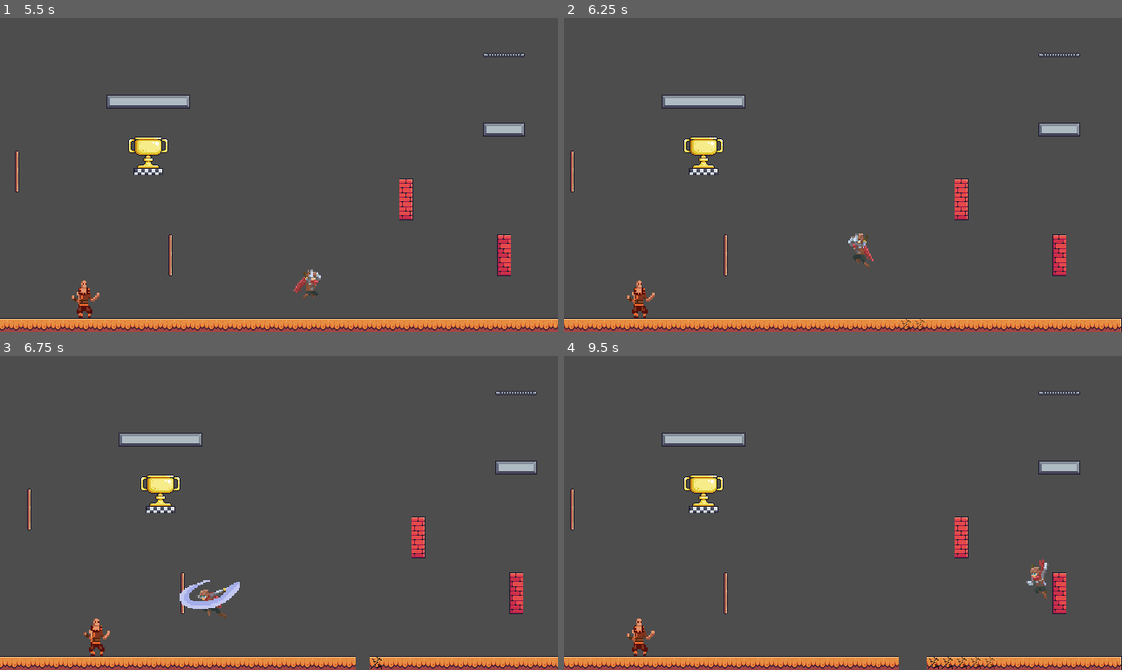
Above: before the commit, frames 1-4 (two rows, left to right).
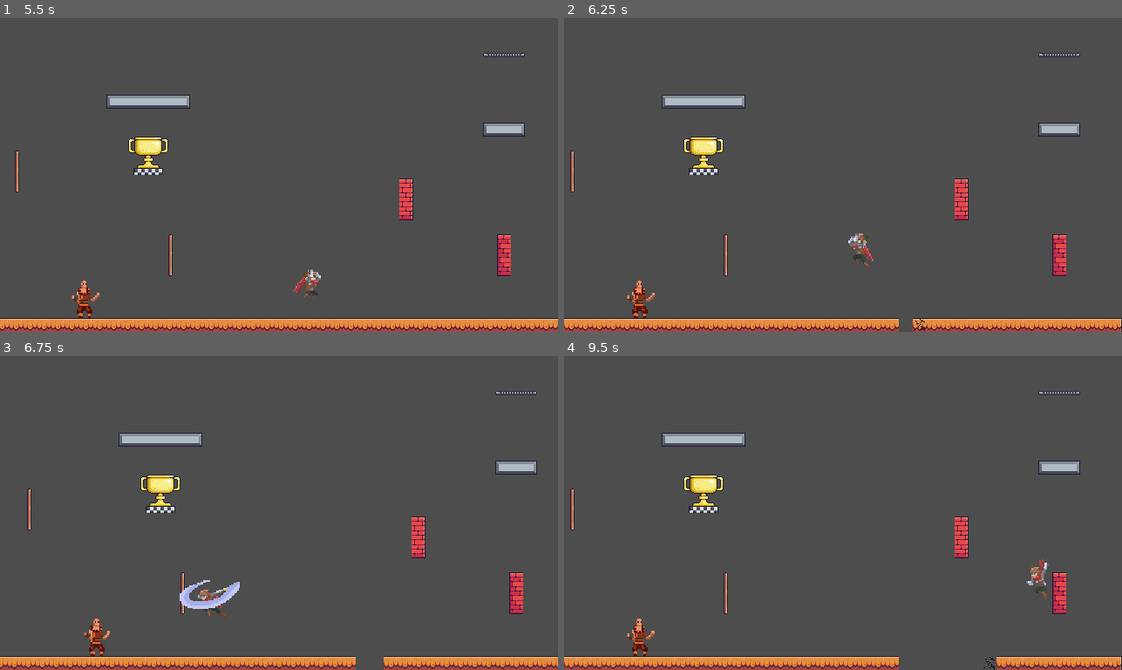
Above: after the commit, the same moments.

Repository: DeVelox/Niro
Game: Godot game, scene res://main.tscn
Same seed, same stepped clock (60 frames per second), same inputs: the game is played once before the commit and once after it.
Inputs:
- Up to frame 1 (5.5 s): hold D (right) 0.53-2.03 s; tap Shift (dash) every 1.5 s from 0.6 to 5.1 s; tap Space (jump) at 0.77, 1.52, 3.02, 3.77, 4.52 s; tap F (interact) at 1.35, 2.85, 4.35 s; hold A (left) 2.03-2.78 s; hold D (right) 2.78-4.28 s; hold A (left) 4.28-5.03 s; hold D (right) from 5.03 s (still down)
- Up to frame 2 (6.25 s): release D (right) at 5.78 s; hold A (left) from 5.78 s (still down); tap F (interact) at 5.85 s; tap Space (jump) at 6.02 s
- Up to frame 3 (6.75 s): keep holding A (left); tap Shift (dash) at 6.6 s
- Up to frame 4 (9.5 s): tap Space (jump) at 6.77, 7.52, 9.02 s; release A (left) at 7.28 s; hold D (right) from 7.28 s (still down); tap F (interact) at 7.35, 8.85 s; tap Shift (dash) at 8.1 s

Frame 1 is identical in both runs. In frame 2, 0.1% of the frame differs, in the area x 60-65%, y 95-100%; in frame 3, 0.1%; in frame 4, 0.6%, in the area x 65-78%, y 95-100%.

Commit message:
Text box crash fix

Diff:
--- a/dialog_manager.gd
+++ b/dialog_manager.gd
@@ -45,8 +45,6 @@
 
 
 func _on_text_box_finished() -> void:
-	await get_tree().create_timer(1).timeout
-	text_box.queue_free()
 	can_advance = true
 	current_line += 1
 	if current_line >= dialog_lines.size():
--- a/prefabs/crumble.gd
+++ b/prefabs/crumble.gd
@@ -17,6 +17,6 @@
 	var tilemap := get_parent() as TileMap
 	var pos: Vector2 = tilemap.local_to_map(position)
 	var tween := create_tween()
-	tween.tween_property(crack, "modulate", Color(1, 1, 1, 1), 1)
+	tween.tween_property(crack, "modulate", Color(1, 1, 1, 1), 0.5)
 	tween.tween_callback(tilemap.erase_cell.bind(1, pos))
 	tween.tween_callback(tilemap.erase_cell.bind(2, pos))
--- a/prefabs/text_box.gd
+++ b/prefabs/text_box.gd
@@ -38,7 +38,9 @@
 	index += 1
 
 	if index >= text.length():
+		await get_tree().create_timer(1).timeout
 		finished.emit()
+		queue_free()
 		return
 	timer.start(time)
 
